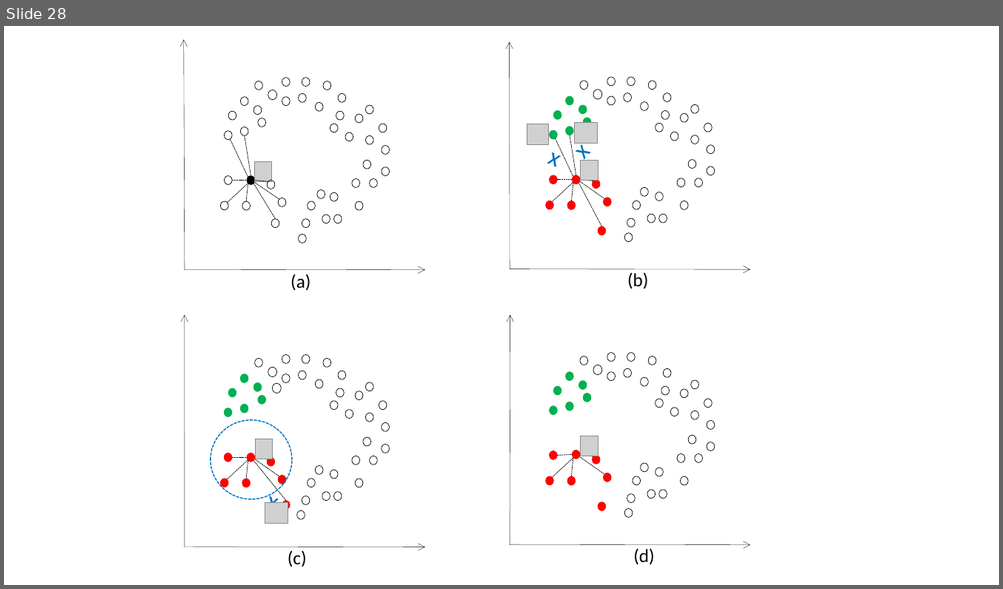
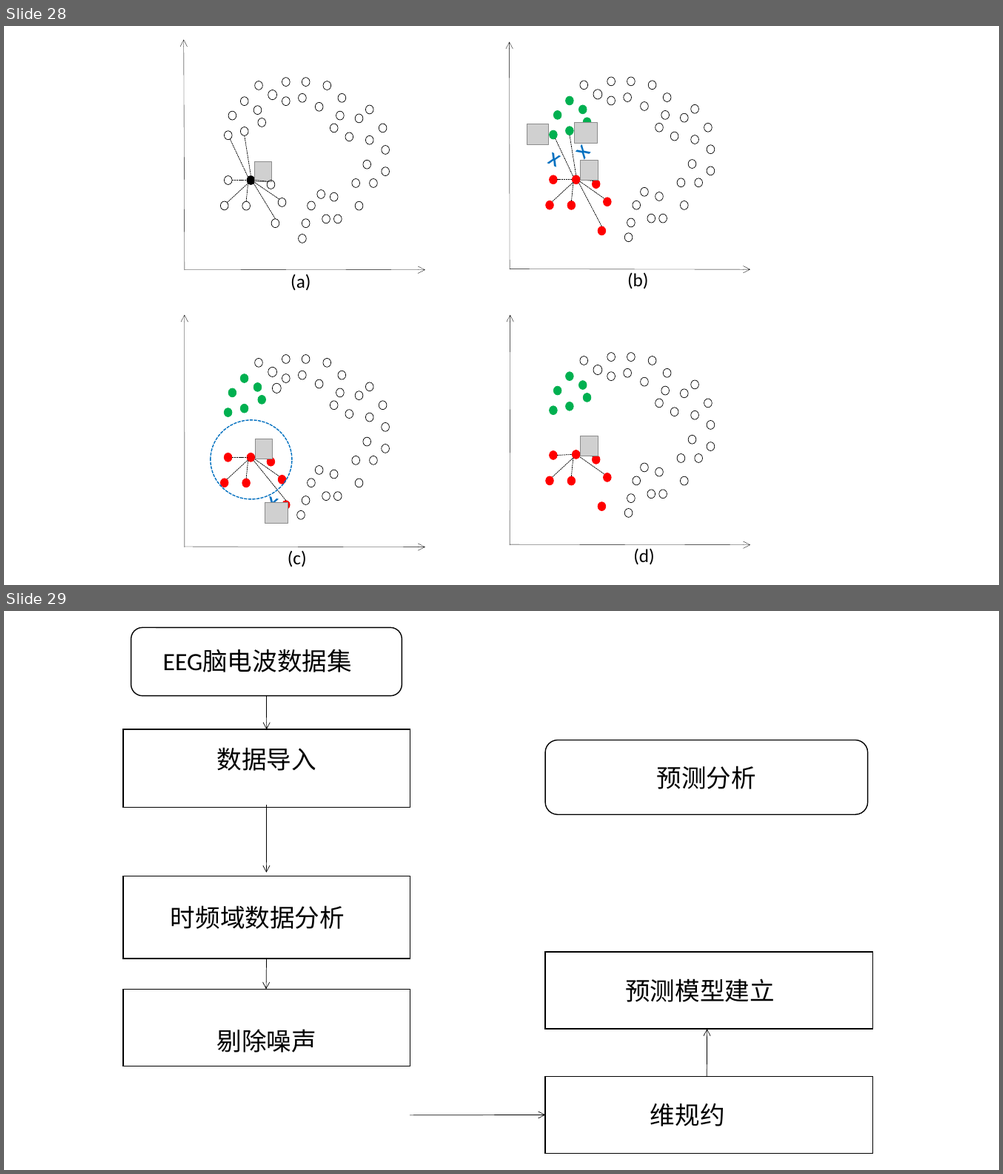
Before and after one commit to shinne/graduation, a slide deck: 毕设论文相关/我的相关/ppt/allPPT.pptx. Shown one above the other, each under a label of ours: slide 28 before the commit, slides 28 and 29 after it. The pictures are 1003x589 and 1003x1174 pixels, drawn with LibreOffice and Linux fonts; fonts in the diff are those of the drawing; grey boxes stand for pictures. Boxes give left, top, right and bottom in pixels: in the first picture for what was removed or moved away, otherwise in the second. Text is boxed around its words. In the diff, an @@ line names an element or a change of style, - is before the commit and + after.

Commit message:
论文第五章，图片时频分析

```diff
--- a/毕设论文相关/我的相关/ppt/allPPT.pptx
+++ b/毕设论文相关/我的相关/ppt/allPPT.pptx
@@ slide 29 added at <box>4,611,999,1170</box>, background #FFFFFF @@
@@ rounded rectangle added at <box>131,627,401,696</box>, outline #000000 1 pt @@
@@ text added at <box>163,650,352,672</box>, 24 pt, text #000000 @@
+EEG脑电波数据集
@@ arrow added from (267, 696) to (267, 729), #000000 0.5 pt @@
@@ rectangle added at <box>123,729,410,808</box>, outline #000000 1 pt @@
@@ rounded rectangle added at <box>545,740,868,815</box>, outline #000000 1 pt @@
@@ text added at <box>216,747,316,771</box>, 24 pt, text #000000 @@
+数据导入
@@ text added at <box>657,766,756,789</box>, 24 pt, text #000000 @@
+预测分析
@@ arrow added from (267, 805) to (267, 873), #000000 0.5 pt @@
@@ rectangle added at <box>123,877,410,960</box>, outline #000000 1 pt @@
@@ text added at <box>170,906,344,929</box>, 24 pt, text #000000 @@
+时频域数据分析
@@ arrow added from (267, 959) to (266, 989), #000000 0.5 pt @@
@@ rectangle added at <box>545,952,873,1029</box>, outline #000000 1 pt @@
@@ text added at <box>625,979,774,1002</box>, 24 pt, text #000000 @@
+预测模型建立
@@ rectangle added at <box>123,989,410,1066</box>, outline #000000 1 pt @@
@@ text added at <box>216,1029,316,1053</box>, 24 pt, text #000000 @@
+剔除噪声
@@ arrow added from (707, 1077) to (707, 1030), #000000 0.5 pt @@
@@ rectangle added at <box>545,1076,873,1153</box>, outline #000000 1 pt @@
@@ arrow added from (410, 1116) to (545, 1116), #000000 0.5 pt @@
@@ text added at <box>650,1104,725,1127</box>, 24 pt, text #000000 @@
+维规约
```
Also in this commit, not shown: 1 other slide added, 28 other files.
